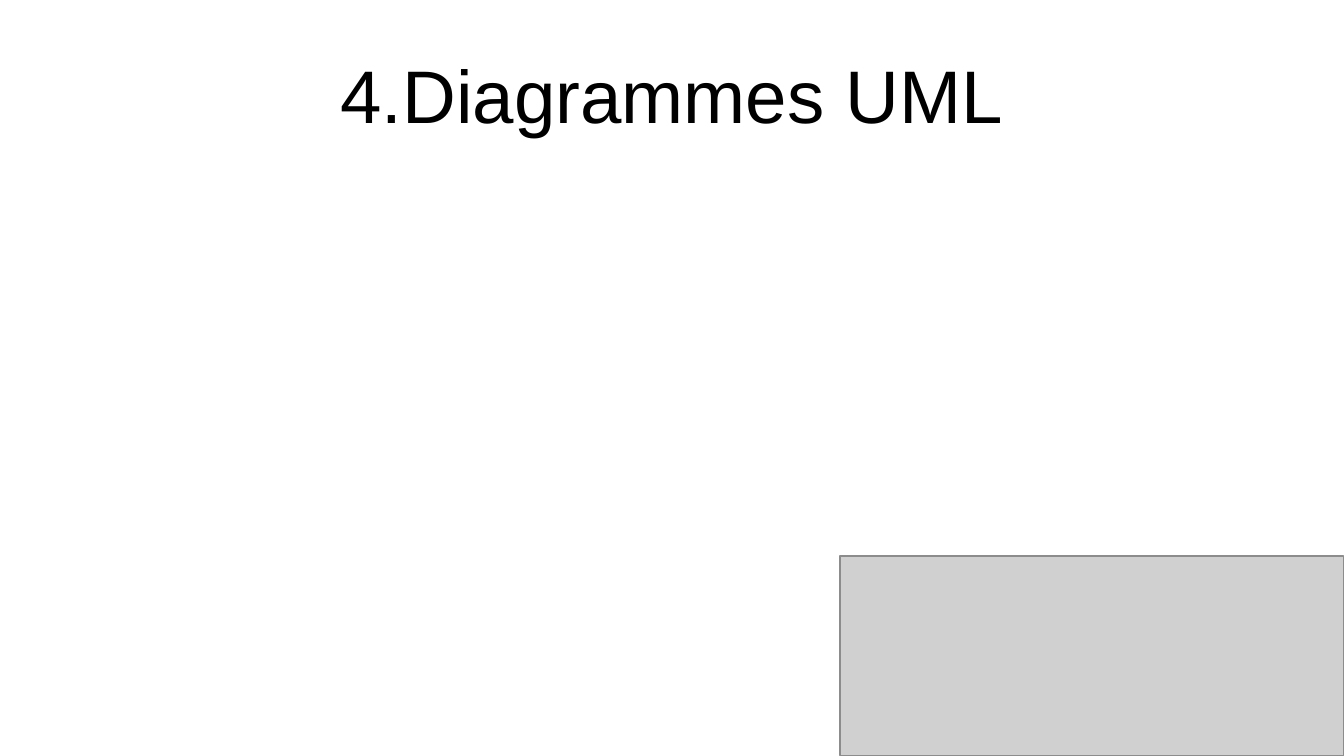
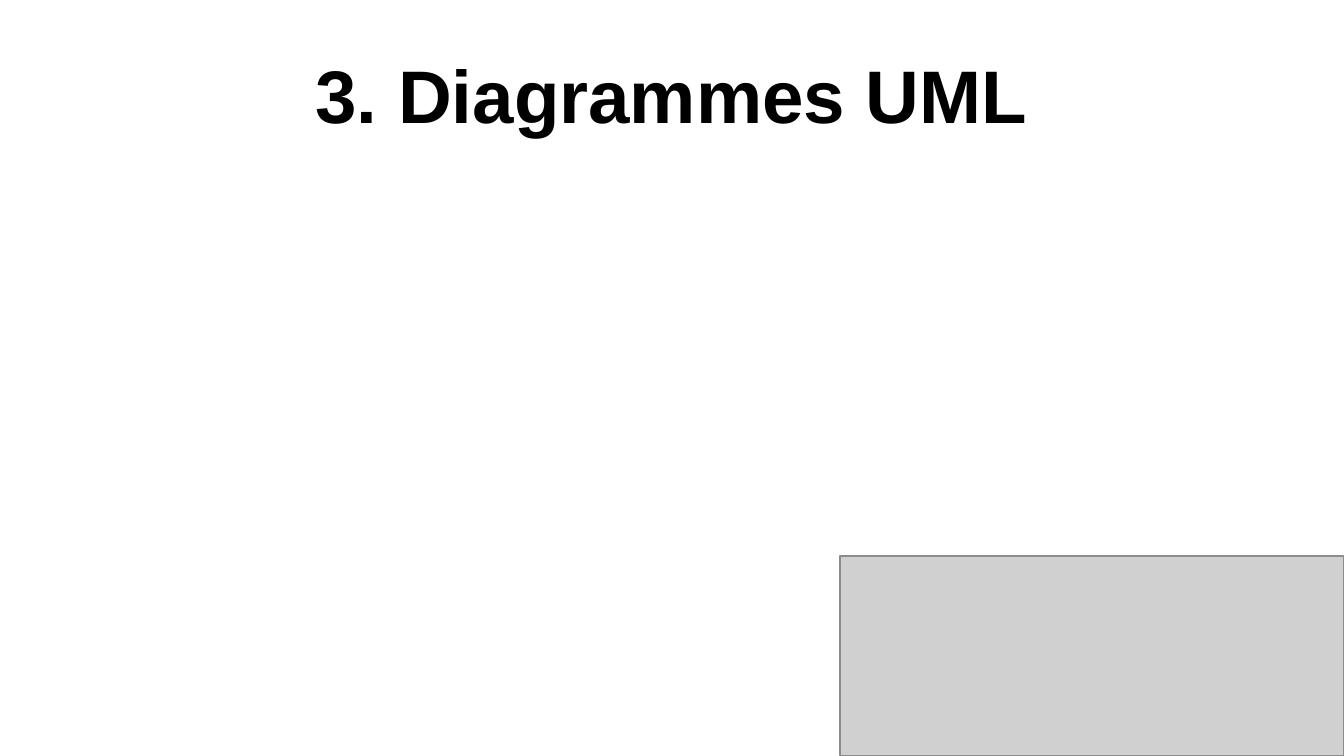
Before and after one commit to Noahrng/Projet_IA_Chess, a slide deck: slide 5 of diapo/projetIACHESS.odp (slide 6 before the commit). Drawn at 1344x756 pixels with LibreOffice and Linux fonts; fonts in the diff are those of the drawing; grey boxes stand for pictures. Boxes give left, top, right and bottom in pixels: in the first picture for what was removed or moved away, otherwise in the second. Text is boxed around its words. In the diff, an @@ line names an element or a change of style, - is before the commit and + after.

```diff
--- a/diapo/projetIACHESS.odp
+++ b/diapo/projetIACHESS.odp
@@ title at <box>316,69,1027,137</box>: text changed; bold on @@
-4.Diagrammes UML
+3. Diagrammes UML
```
Also in this commit, not shown: 5 other slides changed, 2 slides added, 4 slides removed, 1 other file.
